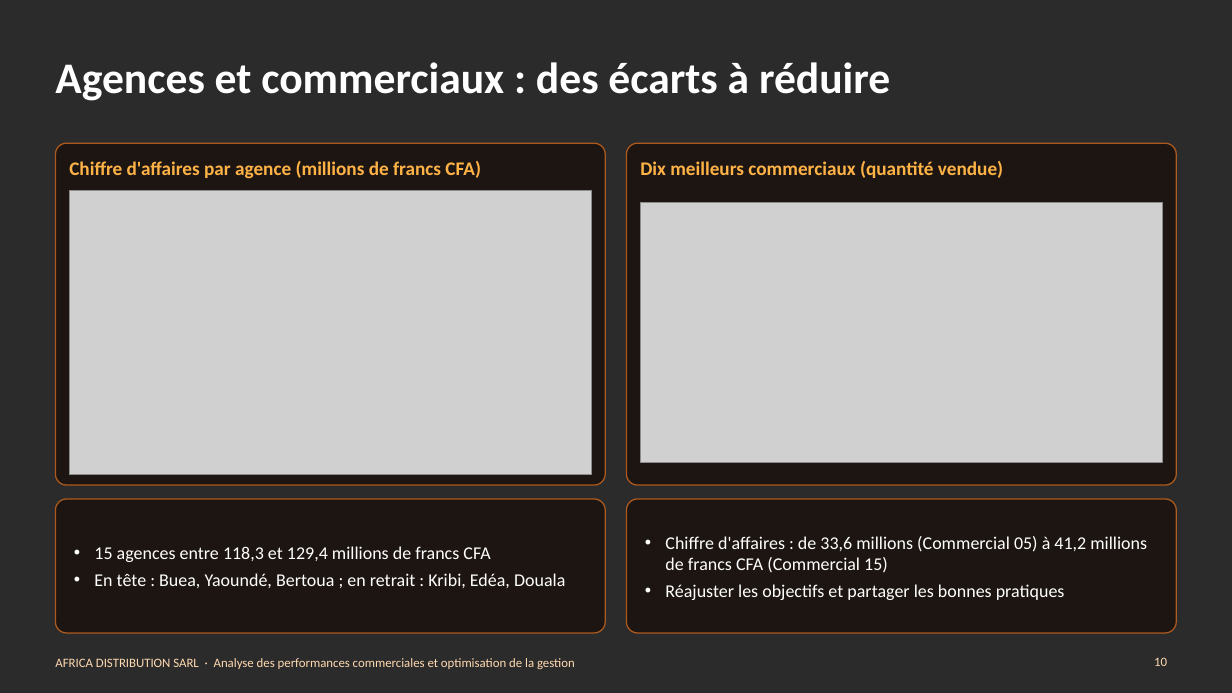
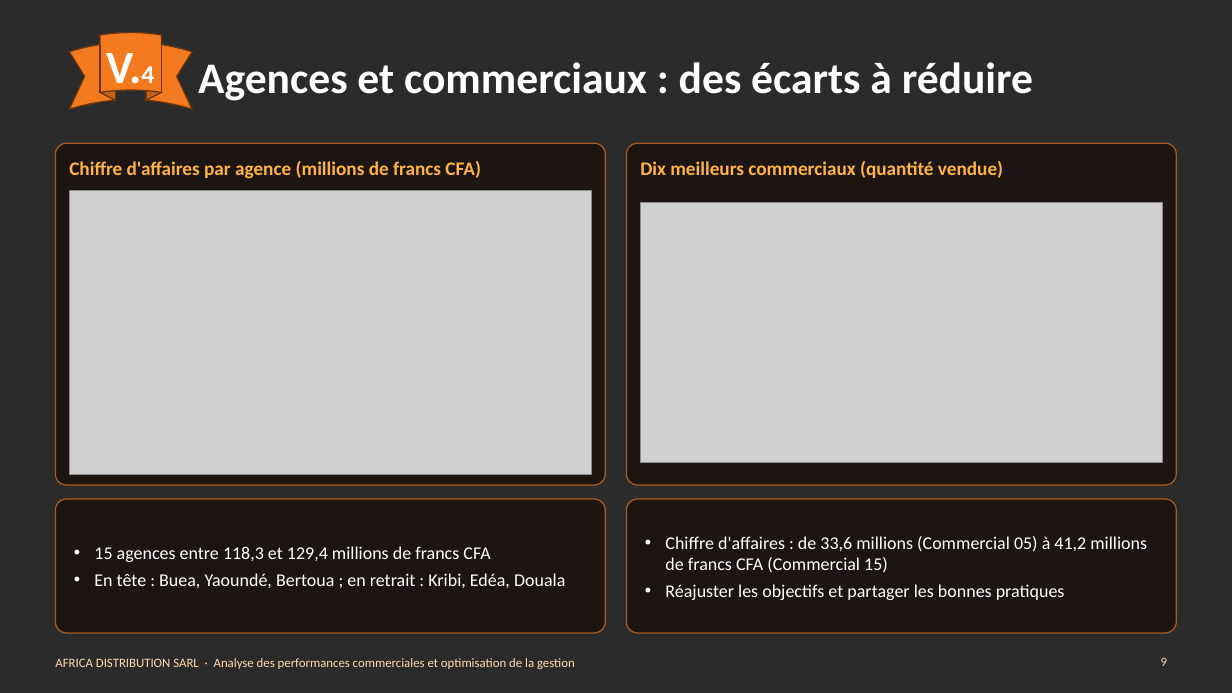
Before and after one commit to Agatte-Data/STAGE-DATA-ANALYST, a slide deck: slide 9 of 08_PRESENTATION/Presentation_AFRICA_DISTRIBUTION.pptx (slide 10 before the commit). Drawn at 1232x693 pixels with LibreOffice and Linux fonts; fonts in the diff are those of the drawing; grey boxes stand for pictures; background and template pictures are left out; a plain dark background stands for a picture behind light text. Boxes give left, top, right and bottom in pixels: in the first picture for what was removed or moved away, otherwise in the second. Text is boxed around its words. In the diff, an @@ line names an element or a change of style, - is before the commit and + after.

```diff
--- a/08_PRESENTATION/Presentation_AFRICA_DISTRIBUTION.pptx
+++ b/08_PRESENTATION/Presentation_AFRICA_DISTRIBUTION.pptx
@@ title "Agences et commerciaux : des ..." at <box>198,62,1033,101</box>: alignment left to centre @@
@@ ellipse ribbon added at <box>69,32,192,109</box>, fill #F37A1F, outline #6B350E 1 pt @@
@@ text added at <box>106,53,154,94</box>, 36 pt, text #FFFFFF, bold @@
+V.4
@@ page number at <box>1161,657,1167,666</box>: text changed @@
-10
+9
```
Also in this commit, not shown: 15 other slides changed, 1 slide added, 1 slide removed, 11 other files.
